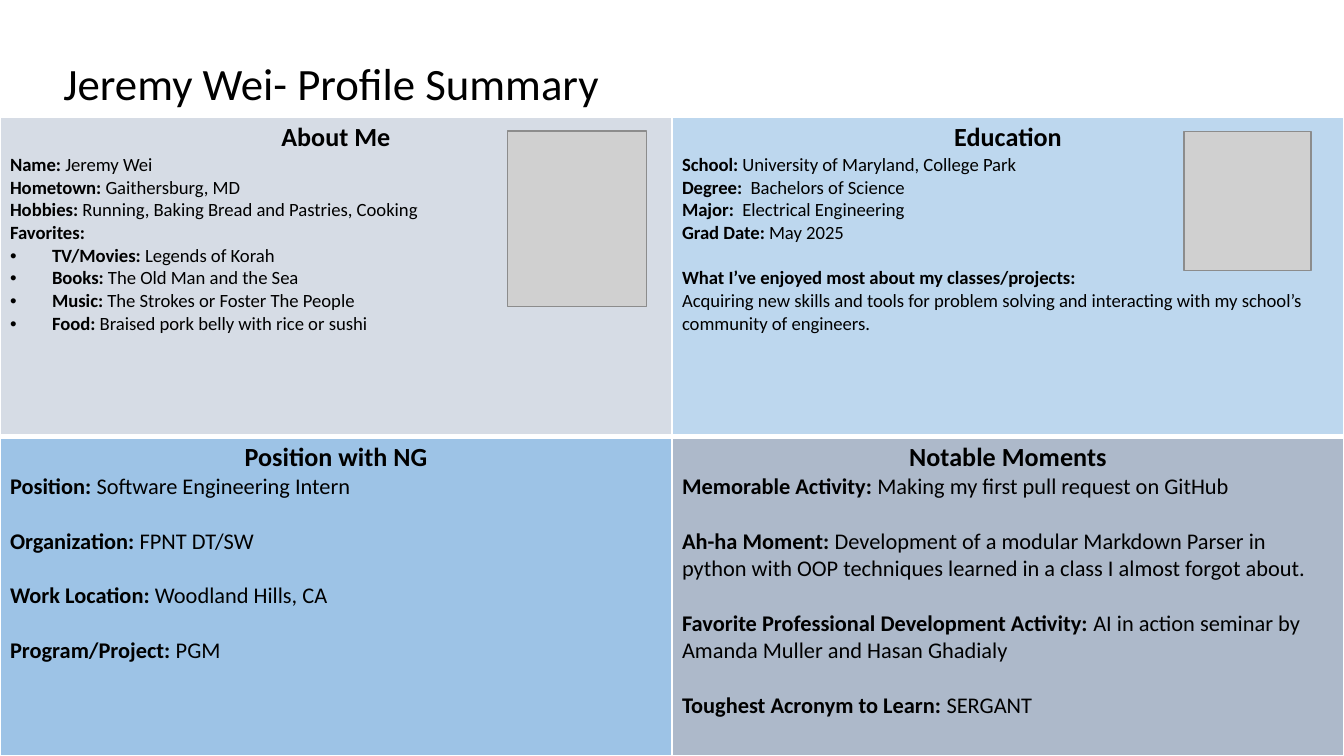
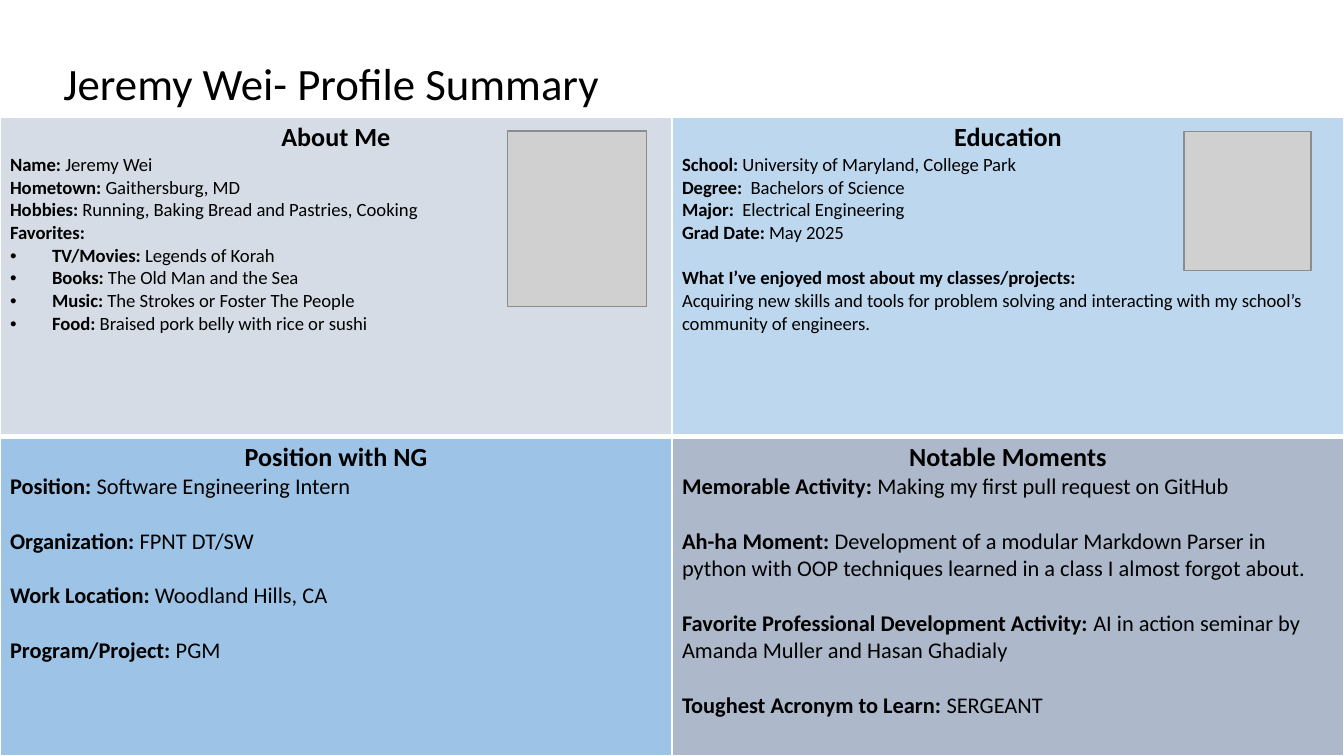
Before and after one commit to cosgroma/database-tools, a slide deck: slide 2 of docs/presentations/Intern_Showcase_Wei.pptx. Drawn at 1344x756 pixels with LibreOffice and Linux fonts; fonts in the diff are those of the drawing; grey boxes stand for pictures; background and template pictures are left out. Boxes give left, top, right and bottom in pixels: in the first picture for what was removed or moved away, otherwise in the second. Text is boxed around its words. In the diff, an @@ line names an element or a change of style, - is before the commit and + after.

```diff
--- a/docs/presentations/Intern_Showcase_Wei.pptx
+++ b/docs/presentations/Intern_Showcase_Wei.pptx
@@ table at [0,117,1344,755] @@
-row 2, column 2: Notable Moments / Memorable Activity: Making my first pull request on GitHub / Ah-ha Moment: Development of a modular Markdown Parser in python with OOP techniques learned in a class I almost forgot about. / Favorite Professional Development Activity: AI in action seminar by Amanda Muller and Hasan Ghadialy / Toughest Acronym to Learn: SERGANT
+row 2, column 2: Notable Moments / Memorable Activity: Making my first pull request on GitHub / Ah-ha Moment: Development of a modular Markdown Parser in python with OOP techniques learned in a class I almost forgot about. / Favorite Professional Development Activity: AI in action seminar by Amanda Muller and Hasan Ghadialy / Toughest Acronym to Learn: SERGEANT
```
Also in this commit, not shown: 3 other slides changed, 2 slides added, 2 slides removed.
